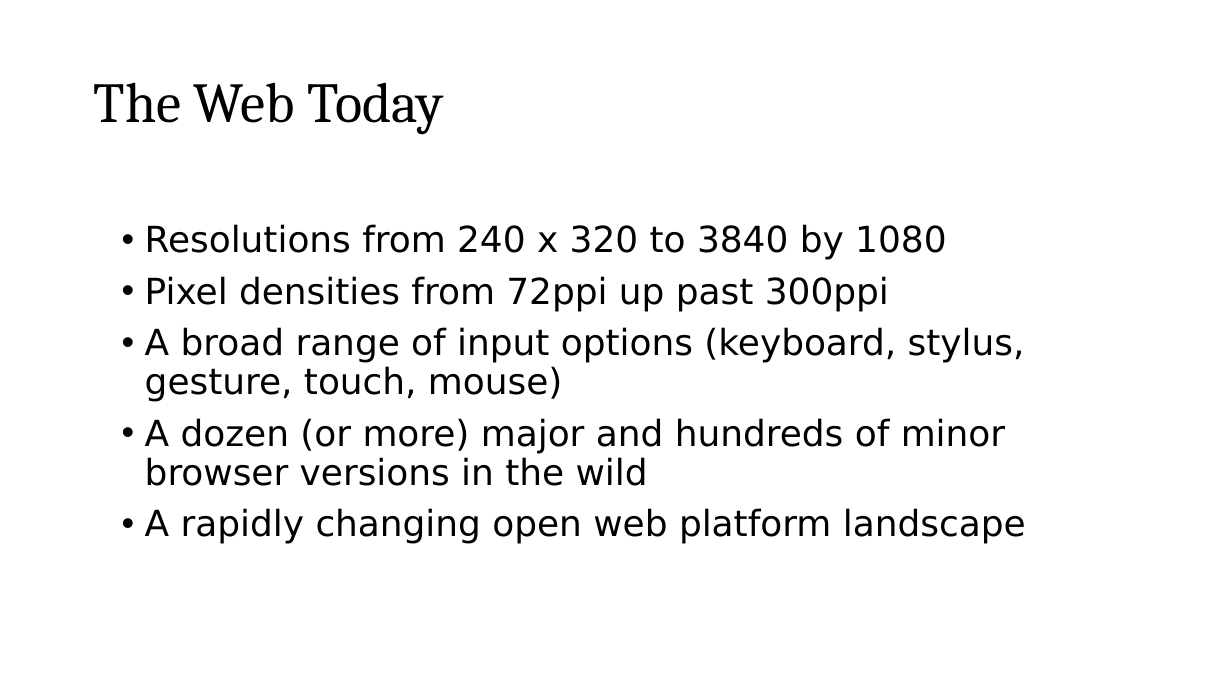
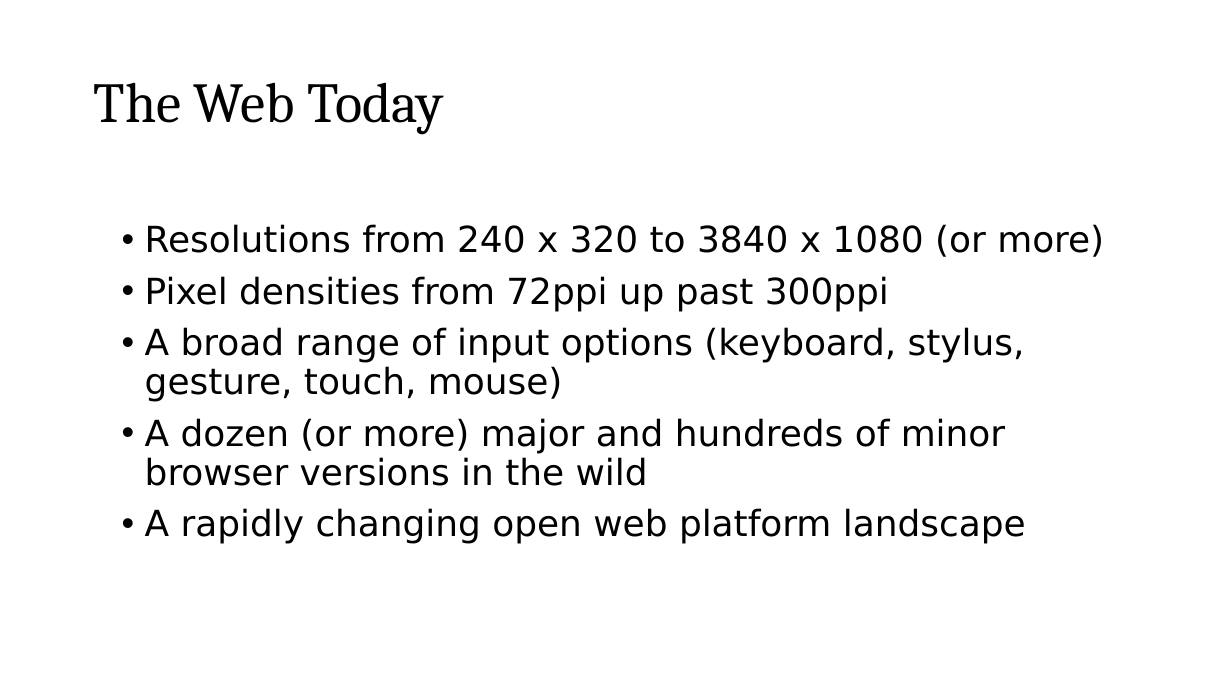
Before and after one commit to roblarsen/rob-larsen-presentations, a slide deck: slide 9 of wild-world-web.pptx. Drawn at 1232x693 pixels with LibreOffice and Linux fonts; fonts in the diff are those of the drawing; background and template pictures are left out. Boxes give left, top, right and bottom in pixels: in the first picture for what was removed or moved away, otherwise in the second. Text is boxed around its words. In the diff, an @@ line names an element or a change of style, - is before the commit and + after.

```diff
--- a/wild-world-web.pptx
+++ b/wild-world-web.pptx
@@ text at (x1=145, y1=224, x2=1104, y2=257): text changed @@
-• Resolutions from 240 x 320 to 3840 by 1080
+• Resolutions from 240 x 320 to 3840 x 1080 (or more)
```
Also in this commit, not shown: 12 other slides changed, 4 slides added, 1 slide removed.
